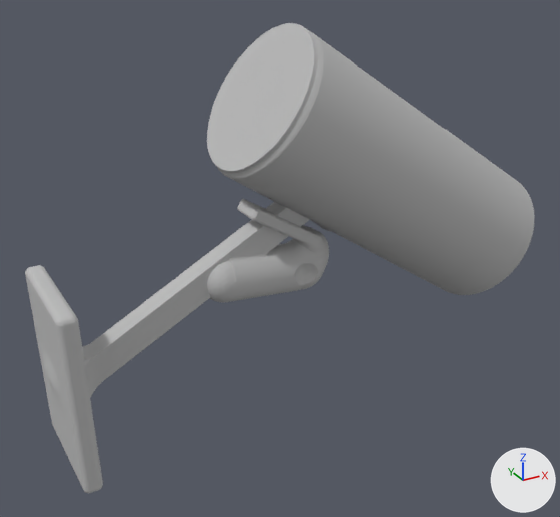
Two versions of the glTF model public/Kamera/kamera.glb, one commit apart.
One viewpoint serves both versions: a 50 mm lens placed at (-12.9, -20.6, 26.6), pointed at (-1.5, 0.0, 16.3). The axes (+X, +Y, +Z) are drawn at lower right. The lights are the same throughout.

The first picture shows 'kamera'.
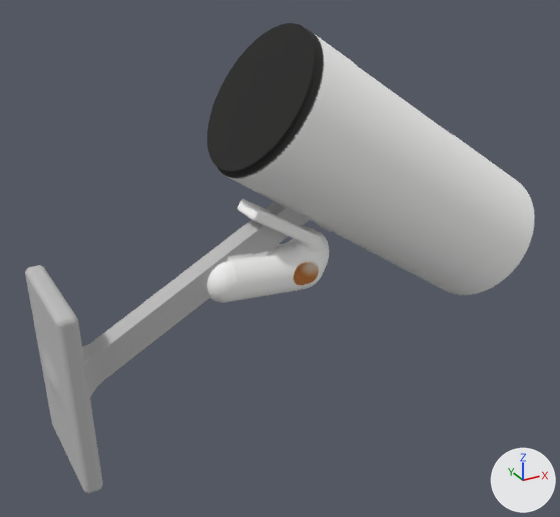
Boxes (x1, y1, x2, y2) around the edits, measured in the pictures (560 x 517 px):
'kamera', recoloured
    both: (204, 23, 535, 302)

Patch to the scene script:
```diff
--- a/public/Kamera/kamera.glb.py
+++ b/public/Kamera/kamera.glb.py
@@ img_282397_23_05_24_18_27_55_0_color @@
+img_282397_23_05_24_18_27_55_0_color = load_image('282397_23_05_24_18_27_55_0_color', '_unpacked/282397_23_05_24_18_27_55_0_color', 2048, 2048, 'sRGB')
@@ mat_282397_23_05_24_18_27_55_0 @@
+mat_282397_23_05_24_18_27_55_0 = principled_material('282397_23_05_24_18_27_55_0')
+mat_282397_23_05_24_18_27_55_0.texture = img_282397_23_05_24_18_27_55_0_color
+mat_282397_23_05_24_18_27_55_0.roughness = 1.0
@@ me_kamera_mesh @@
 me_kamera_mesh.from_pydata(...)  # 4000 vertices, 8000 faces; spans x -9.4..8.4, y -2.5..2.5, z 11.0..23.8
-me_kamera_mesh.materials.append(mat_kamera)  # grey #bcbcbc
+me_kamera_mesh.materials.append(mat_282397_23_05_24_18_27_55_0)  # picture img_282397_23_05_24_18_27_55_0_color
```
